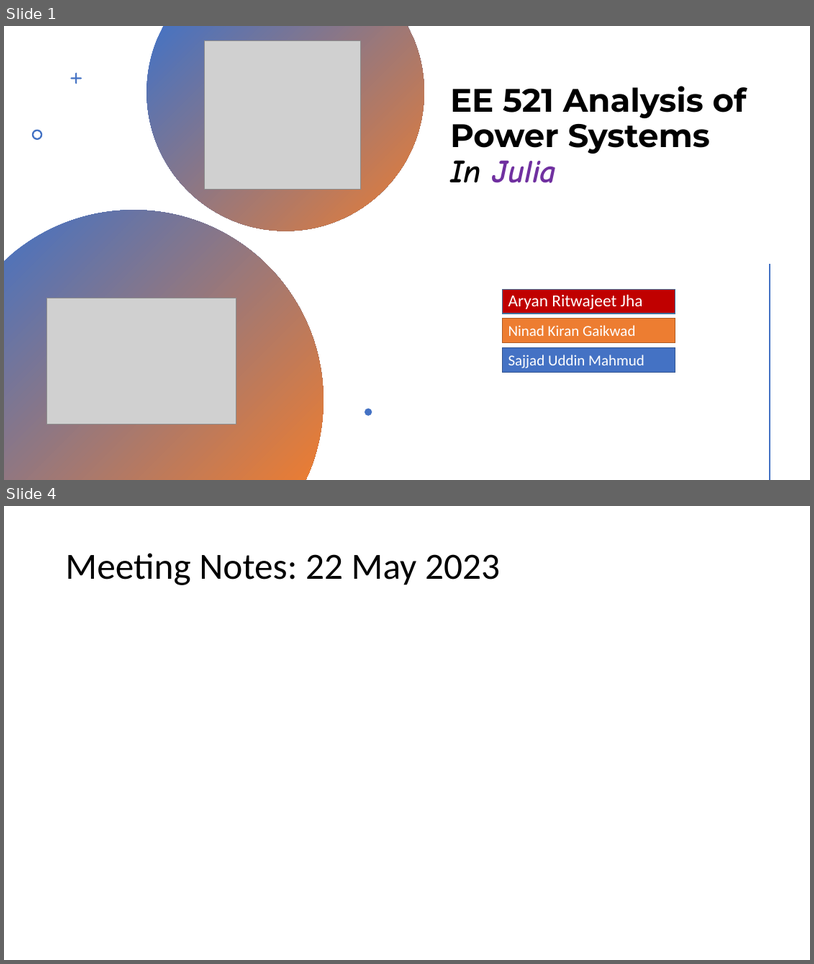
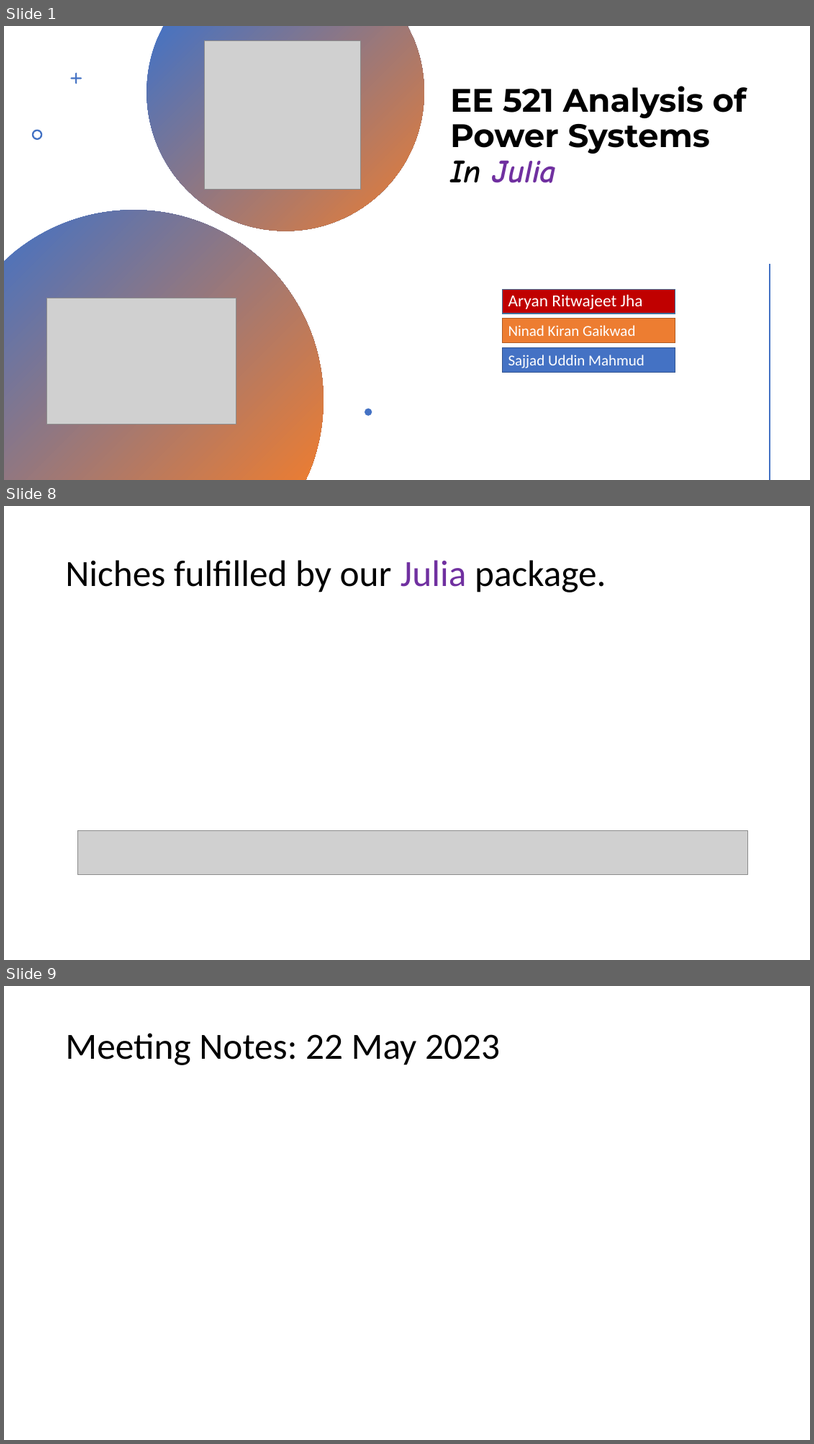
Before and after one commit to Realife-Brahmin/OriginalDocsHub, a slide deck: ee521/plan_for_ee521_in_julia/ee521_julia_plan.pptx. Shown one above the other, each under a label of ours: slides 1 and 4 before the commit, slides 1, 8 and 9 after it; the slides between them are not shown. The pictures are 814x964 and 814x1444 pixels, drawn with LibreOffice and Linux fonts; fonts in the diff are those of the drawing; grey boxes stand for pictures. Boxes give left, top, right and bottom in pixels: in the first picture for what was removed or moved away, otherwise in the second. Text is boxed around its words. In the diff, an @@ line names an element or a change of style, - is before the commit and + after.

Commit message:
draft before presenting initial Julia package proposal to Anamika

```diff
--- a/ee521/plan_for_ee521_in_julia/ee521_julia_plan.pptx
+++ b/ee521/plan_for_ee521_in_julia/ee521_julia_plan.pptx
@@ slide 8 added at [4,506,810,960], background #FFFFFF @@
@@ title added at [65,560,606,592], 44 pt, text #000000 @@
+Niches fulfilled by our Julia package.
@@ picture added at [78,831,748,875] @@
@@ what was slide 4 is now slide 9 @@
```
Also in this commit, not shown: 2 slides changed, 4 other slides added, 1 other file.
